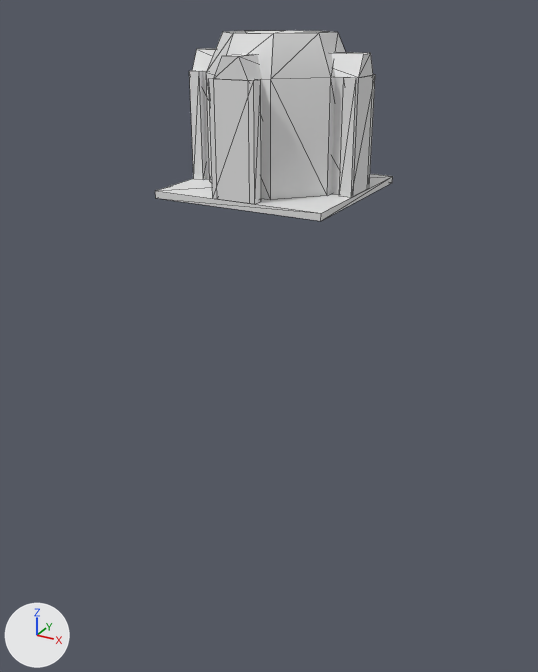
Before and after pictures for a commit that changed the FBX model Assets/_Project/Art/Models/BuildingSite/struct_Wall_Tower_A_yup.fbx.
Before and after are seen from a 50 mm camera at (10.01, -18.79, 4.76) aimed at (-0.16, -0.3, -4.48). The axes (+X, +Y, +Z) are drawn at lower left. The lights are the same throughout. The first picture is the older version. Mesh edges are drawn as thin lines. Where no turn or scale is listed for an object, it has been applied to the vertices.

The scene before the commit, as lines of its bpy script (objects in view):
```python
me_mesh = bpy.data.meshes.new('Mesh')
me_mesh.from_pydata(...)  # 101 vertices, 140 faces; spans x -250.0..250.0, y 0.0..420.0, z -250.0..250.0
ob_struct_wall_tower_a_yup = bpy.data.objects.new('struct_Wall_Tower_A_yup', me_mesh)
ob_struct_wall_tower_a_yup.location = (0.0, 0.0, 0.0)
ob_struct_wall_tower_a_yup.rotation_euler = (1.571, 0.0, 0.0)  # degrees (90, 0, 0)
ob_struct_wall_tower_a_yup.scale = (0.01, 0.01, 0.01)
```
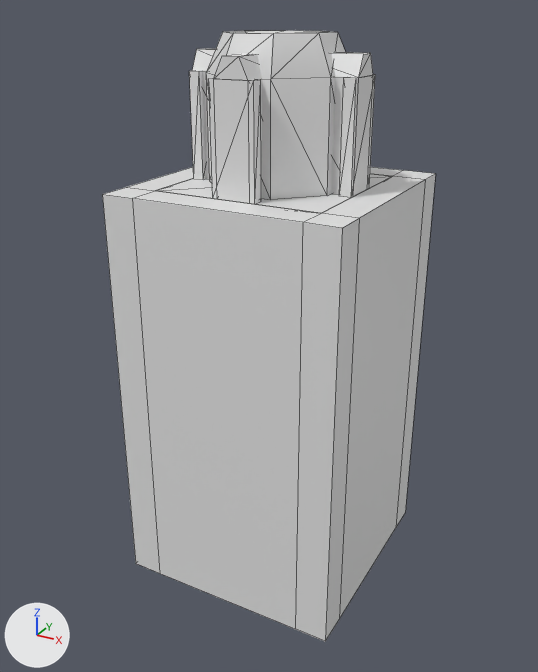
Location of each change, (x1, y1, x2, y2) in pixels of the pictures (538 x 672 px):
'сonstruction_area', added
    after: (103, 167, 436, 642)

The change, as a diff of the scene's bpy script:
```diff
--- a/Assets/_Project/Art/Models/BuildingSite/struct_Wall_Tower_A_yup.fbx.py
+++ b/Assets/_Project/Art/Models/BuildingSite/struct_Wall_Tower_A_yup.fbx.py
@@ mat_actormaterial @@
+mat_actormaterial = principled_material('ActorMaterial')
+mat_actormaterial.base_color = (0.8, 0.8, 0.8)  # white #e7e7e7
+mat_actormaterial.roughness = 0.4
@@ me_cube_009 @@
+me_cube_009.from_pydata(...)  # 32 vertices, 24 faces; spans x -3.5..3.5, y -3.5..3.5, z -12.3..0.2
+me_cube_009.materials.append(mat_actormaterial)  # white #e7e7e7
@@ ob_сonstruction_area @@
+ob_сonstruction_area = bpy.data.objects.new('сonstruction_area', me_cube_009)
+ob_сonstruction_area.location = (0.0, 0.0, 0.0)
```
